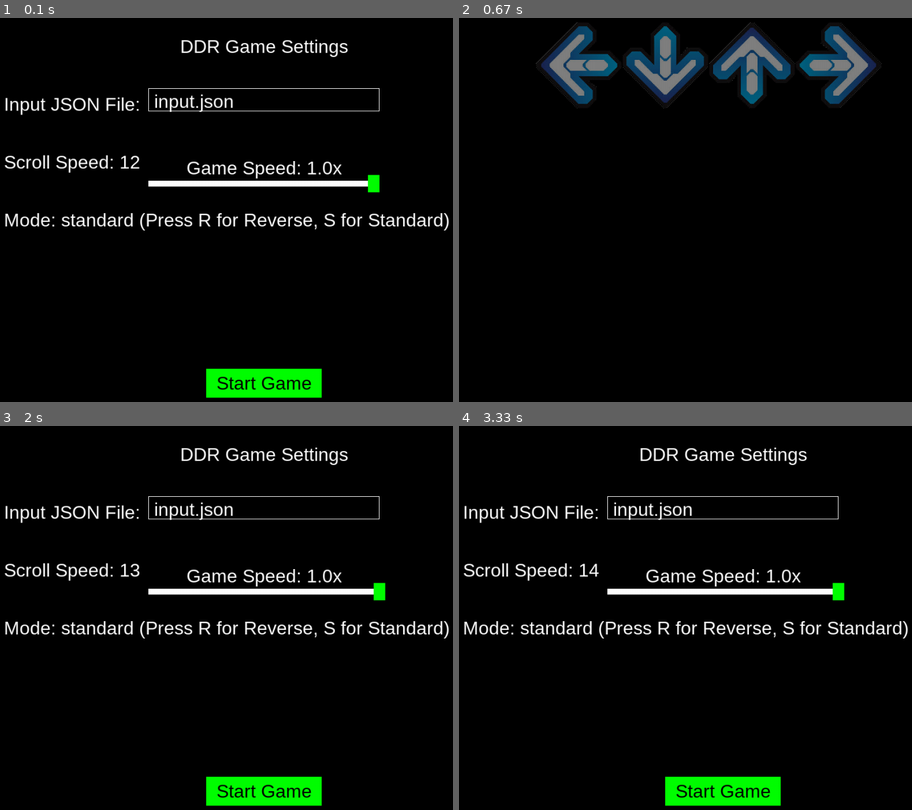
Above: before the commit, frames 1-4 (two rows, left to right).
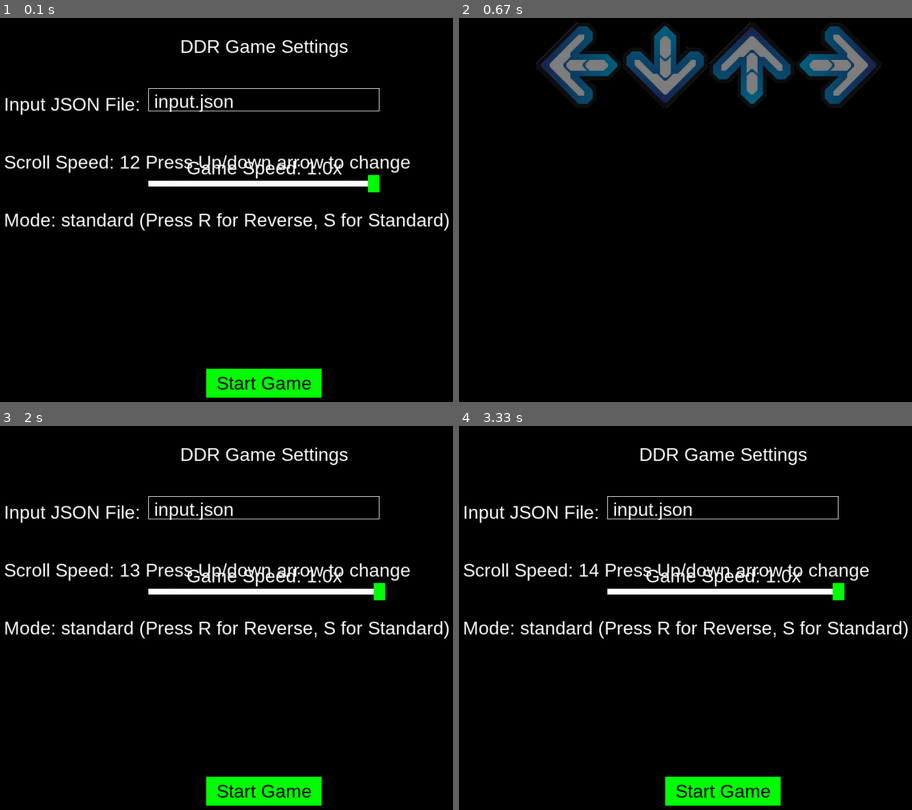
Above: after the commit, the same moments.

Repository: Alexc99xd/ddr-pygame-visualizer
Game: pygame game, started from gmae.py
Same seed, same stepped clock (60 frames per second), same inputs: the game is played once before the commit and once after it.
Inputs (mouse positions are in pixels of both pictures, inside the frame that each line leads up to):
- Up to frame 1 (0.1 s): no input
- Up to frame 2 (0.67 s): click "Start Game" at 0.38 s
- Up to frame 3 (2 s): hold Q 0.67-1.13 s; hold Up 0.67-1.13 s; move the mouse to (126, 694) at 0.7 s; hold Q 1.22-1.68 s; hold Up 1.22-1.68 s; press the mouse at (371, 591) at 1.8 s; move the mouse to (412, 556) at 1.9 s
- Up to frame 4 (3.33 s): release the mouse at (911, 525) at 2.03 s; hold Up 2.1-2.57 s; hold Down 2.65-2.95 s; hold Up from 2.98 s (still down)

The runs differ from the first frame. In frame 1, 0.8% of the frame differs, in the area x 32-91%, y 35-41%; in frame 2, nothing differs; in frame 3, 0.8%; in frame 4, 0.8%.

Commit message:
added lach file and able to change input files

Diff:
--- a/gmae.py
+++ b/gmae.py
@@ -2,17 +2,15 @@
 import sys
 import json
 
-# Initialize Pygame
 pygame.init()
 
-# Screen dimensions and setup
 SCREEN_WIDTH = 1000
 SCREEN_HEIGHT = 1050
 screen = pygame.display.set_mode((SCREEN_WIDTH, SCREEN_HEIGHT))
 pygame.display.set_caption('DDR-like Game')
 # Slider variables
-slider_rect = pygame.Rect(300, 300, 400, 10)  # Slider bar
-handle_rect = pygame.Rect(300, 290, 20, 30)  # Slider handle
+slider_rect = pygame.Rect(300, 300, 400, 10)
+handle_rect = pygame.Rect(300, 290, 20, 30)
 slider_min = 0.1  # Minimum speed
 slider_max = 1.0  # Maximum speed
 slider_value = 1.0  # Default speed
@@ -23,7 +21,6 @@
 GRAY = (100, 100, 100)
 BUTTON_COLOR = (0, 255, 0)
 
-# Load and resize images (arrows to 150x150)
 arrow_images = {
     'left': pygame.image.load('left_arrow.png').convert_alpha(),
     'down': pygame.image.load('down_arrow.png').convert_alpha(),
@@ -33,23 +30,17 @@
 for direction, image in arrow_images.items():
     arrow_images[direction] = pygame.transform.scale(image, (150, 150))
 
-# Game settings (default values)
+
 scroll_speed = 12
 game_mode = "standard"  # or "reverse"
 arrow_file = "input.json"
-
-# Arrow positions
 arrow_positions = {
     'left': 250,
     'down': 400,
     'up': 550,
     'right': 700
 }
-
-# Ghost steps (target zone)
 ghost_steps = pygame.sprite.Group()
-
-# Global game start flag and start time
 game_started = False
 start_time = None
 
@@ -65,64 +56,51 @@
     def __init__(self, direction, x_position, start_y, time_appearance, foot=None, time_end=None):
         super().__init__()
         self.direction = direction
-        self.image = arrow_images[self.direction].copy()  # Copy the base arrow image
+        self.image = arrow_images[self.direction].copy()
         self.rect = self.image.get_rect(center=(x_position, start_y))
         self.speed = scroll_speed
         self.time_appearance = time_appearance
-        self.time_end = time_end  # If present, this is the "hold" time
+        self.time_end = time_end
         self.killed = False
-        self.foot = foot  # Optional foot indicator ("L" or "R")
-
-        # Overlay the foot text if provided
+        self.foot = foot
         if self.foot:
             self._overlay_foot_text()
 
     def _overlay_foot_text(self):
         """Render the foot ('L' or 'R') onto the arrow image."""
-        font = pygame.font.SysFont('Arial', 85, bold=True)  # Slightly larger font size
-        text_color = (255, 0, 0)  # Red color for the text
+        font = pygame.font.SysFont('Arial', 85, bold=True) #change font size here
+        text_color = (255, 0, 0)
         text_surface = font.render(self.foot, True, text_color)
-
-        # Position the text at the center of the arrow image
         text_rect = text_surface.get_rect(center=self.image.get_rect().center)
-
-        # Blit the text onto the arrow image
         self.image.blit(text_surface, text_rect)
 
     def update(self, current_time):
         if self.killed:
             return
 
-        # Only move the arrow if the current time is greater than the appearance time
         if current_time >= self.time_appearance:
             if game_mode == "standard":
-                # Arrow moves up in standard mode (rect.y decreases)
                 self.rect.y -= self.speed * time_factor
             elif game_mode == "reverse":
-                # Arrow moves down in reverse mode (rect.y increases)
                 self.rect.y += self.speed * time_factor
 
         # Kill the arrow if it moves off-screen in standard mode or reverse mode
-        # This can be replaced with any logic you want for removing the arrow, for example:
         if (game_mode == "standard" and self.rect.y <= 0) or (game_mode == "reverse" and self.rect.y >= SCREEN_HEIGHT - 175):
             self.kill()
 
     def draw_hold_indicator(self, surface):
-        """Draw a hold indicator (rectangle) spanning from time_appearance to time_end."""
+        #Probably deleting because i am not using this
         if self.time_end:
-            # Calculate the y position of the arrow at time_end
             total_time = self.time_end - self.time_appearance
             if game_mode == "standard":
-                # Arrow moves up in standard mode
                 y_end_position = self.rect.y - total_time * self.speed * time_factor
             elif game_mode == "reverse":
-                # Arrow moves down in reverse mode, but the hold rectangle should go upwards
-                y_end_position = self.rect.y - total_time * self.speed * time_factor  # The rectangle extends upwards
+                y_end_position = self.rect.y - total_time * self.speed * time_factor
 
             # Draw the hold rectangle from time_appearance to time_end
-            hold_rect = pygame.Rect(self.rect.x - 75, self.rect.y, 150, y_end_position - self.rect.y)  # Adjust size and position
-            pygame.draw.rect(surface, (255, 255, 0), hold_rect, 3)  # Yellow rectangle with border
-            pygame.draw.rect(surface, (255, 255, 0, 50), hold_rect)  # Semi-transparent fill for the hold area
+            hold_rect = pygame.Rect(self.rect.x - 75, self.rect.y, 150, y_end_position - self.rect.y)
+            pygame.draw.rect(surface, (255, 255, 0), hold_rect, 3)
+            pygame.draw.rect(surface, (255, 255, 0, 50), hold_rect)
 
 # Parse input file
 def parse_input_file(filename):
@@ -135,21 +113,18 @@
 
 def main_menu():
     global scroll_speed, game_mode, arrow_file, game_started, time_factor
-
     font = pygame.font.SysFont('Arial', 32)
     clock = pygame.time.Clock()
     input_active = False
     input_text = arrow_file
     start_button = pygame.Rect(SCREEN_WIDTH // 2 - 100, SCREEN_HEIGHT // 2 + 100, 200, 50)
-
-    # Slider variables
     slider_rect = pygame.Rect(300, 300, 400, 10)
-    handle_rect = pygame.Rect(300 + slider_rect.width - 20, 290, 20, 30)  # Set handle to the far right for 1.0x
-    time_factors = [0.1 * i for i in range(1, 11)]  # 0.1 to 1.0
+    handle_rect = pygame.Rect(300 + slider_rect.width - 20, 290, 20, 30)
+    time_factors = [0.1 * i for i in range(1, 11)]  # 0.1 to 1.0 ... change later?
     slider_width = slider_rect.width
     num_factors = len(time_factors)
     dragging = False
-    time_factor = 1.0  # Default to 1.0x speed
+    time_factor = 1.0
 
     def calculate_time_factor(handle_x):
         index = round((handle_x - slider_rect.left) / slider_width * (num_factors - 1))
@@ -167,14 +142,14 @@
                 if input_box.collidepoint(event.pos):
                     input_active = True
                 else:
-                    input_active = False  # Clicking outside deactivates the input box
+                    input_active = False
 
                 if slider_rect.collidepoint(event.pos) or handle_rect.collidepoint(event.pos):
                     dragging = True
 
                 if start_button.collidepoint(event.pos):
                     game_started = True
-                    time_factor = calculate_time_factor(handle_rect.centerx)  # Set time_factor from slider
+                    time_factor = calculate_time_factor(handle_rect.centerx)
                     return
 
             if event.type == pygame.MOUSEBUTTONUP:
@@ -185,17 +160,17 @@
                                           min(event.pos[0], slider_rect.right))
                 time_factor = calculate_time_factor(handle_rect.centerx)
 
-            # Keyboard events
+            # this the input field
             if event.type == pygame.KEYDOWN:
-                if input_active:  # Only handle input for the active text box
+                if input_active:
                     if event.key == pygame.K_RETURN:
                         arrow_file = input_text
-                        input_active = False  # Exit input mode on Enter
+                        input_active = False
                     elif event.key == pygame.K_BACKSPACE:
                         input_text = input_text[:-1]
                     else:
                         input_text += event.unicode
-                else:  # Allow other settings to change if input box is inactive
+                else:
                     if event.key == pygame.K_UP:
                         scroll_speed += 1
                     elif event.key == pygame.K_DOWN:
@@ -205,7 +180,6 @@
                     elif event.key == pygame.K_s:
                         game_mode = "standard"
 
-        # Draw UI
         screen.fill(BLACK)
         menu_title = font.render("DDR Game Settings", True, WHITE)
         screen.blit(menu_title, (SCREEN_WIDTH // 2 - menu_title.get_width() // 2, 50))
@@ -214,26 +188,25 @@
         file_label = font.render("Input JSON File:", True, WHITE)
         screen.blit(file_label, (50, 150))
         input_box = pygame.Rect(300, 140, 400, 40)
-        pygame.draw.rect(screen, WHITE, input_box, 2 if input_active else 1)  # Highlight box if active
+        pygame.draw.rect(screen, WHITE, input_box, 2 if input_active else 1)
         input_surface = font.render(input_text, True, WHITE)
         screen.blit(input_surface, (input_box.x + 10, input_box.y + 5))
 
-        # Scroll speed
-        speed_label = font.render(f"Scroll Speed: {scroll_speed}", True, WHITE)
+        # Scroll speed which is just based on how much the arrow moves... oh well
+        speed_label = font.render(f"Scroll Speed: {scroll_speed} Press Up/down arrow to change", True, WHITE)
         screen.blit(speed_label, (50, 250))
 
         # Game mode
         mode_label = font.render(f"Mode: {game_mode} (Press R for Reverse, S for Standard)", True, WHITE)
         screen.blit(mode_label, (50, 350))
 
-        # Slider
+        # mario 64 Slider
         pygame.draw.rect(screen, WHITE, slider_rect)
         pygame.draw.rect(screen, BUTTON_COLOR, handle_rect)
         slider_value_label = font.render(f"Game Speed: {time_factor:.1f}x", True, WHITE)
         screen.blit(slider_value_label, (slider_rect.x + slider_rect.width // 2 - slider_value_label.get_width() // 2,
                                          slider_rect.y - 40))
 
-        # Start button
         pygame.draw.rect(screen, BUTTON_COLOR, start_button)
         start_text = font.render("Start Game", True, BLACK)
         screen.blit(start_text, (start_button.x + start_button.width // 2 - start_text.get_width() // 2,
@@ -259,7 +232,6 @@
     start_y = 100 if game_mode == "reverse" else SCREEN_HEIGHT
     arrows_to_create = []
 
-    # Initialize the game start time
     if game_started:
         start_time = pygame.time.get_ticks()
 
@@ -267,18 +239,18 @@
     for arrow in input_data:
         x_position = arrow_positions[arrow['direction']]
         time_appearance = arrow['time']
-        time_end = arrow.get('time_end')  # Check if time_end is present
-        foot = arrow.get('foot')  # Optional foot indicator
-
-        # Add arrows every 10ms starting from time_appearance until time_end
+        time_end = arrow.get('time_end')
+        foot = arrow.get('foot')
+
+        # yoooo a hold
         if time_end:
             current_time = time_appearance
             while current_time <= time_end:
                 new_arrow = Arrow(arrow['direction'], x_position, start_y, current_time, foot, time_end)
                 arrows_to_create.append(new_arrow)
-                current_time += 17  # Add a new arrow every 10 milliseconds
+                current_time += 17  # Add a new arrow every 17 ms to "mimic" a hold LOL
         else:
-            # If no time_end, just create a single arrow at time_appearance
+            # If no time_end, then it's a regular arrow not a hold
             new_arrow = Arrow(arrow['direction'], x_position, start_y, time_appearance, foot)
             arrows_to_create.append(new_arrow)
 
@@ -293,39 +265,36 @@
                 pygame.quit()
                 sys.exit()
             if event.type == pygame.KEYDOWN:
-                if event.key == pygame.K_q:  # Key to go back to the main menu
-                    running = False  # Exit the game loop
-                    game_started = False  # Reset game state
+                if event.key == pygame.K_q:
+                    running = False
+                    game_started = False
                     return
 
-        # Only process game logic if the game has started
+
         if game_started:
             current_time = pygame.time.get_ticks() - start_time
 
-            # Create new arrows based on their appearance times
             for arrow in arrows_to_create:
                 if current_time >= arrow.time_appearance and arrow not in created_arrows:
                     arrows_group.add(arrow)
                     created_arrows.add(arrow)
 
-            # Update arrows with scaled movement
+            # Update arrows with scaled time frame like 0.5x
             arrows_group.update(current_time * time_factor)
 
-        # Draw ghost steps and arrows
+        #Draw ghost steps and arrows
         ghost_steps.draw(screen)
         arrows_group.draw(screen)
 
-        # Draw hold indicators for each arrow (if any)
         for arrow in arrows_group:
             arrow.draw_hold_indicator(screen)
 
-        # Refresh display
         pygame.display.flip()
-
-        # Maintain constant frame rate
+        # 60fps
         clock.tick(60)
 
 
+# da game
 
 while True:
     main_menu()
